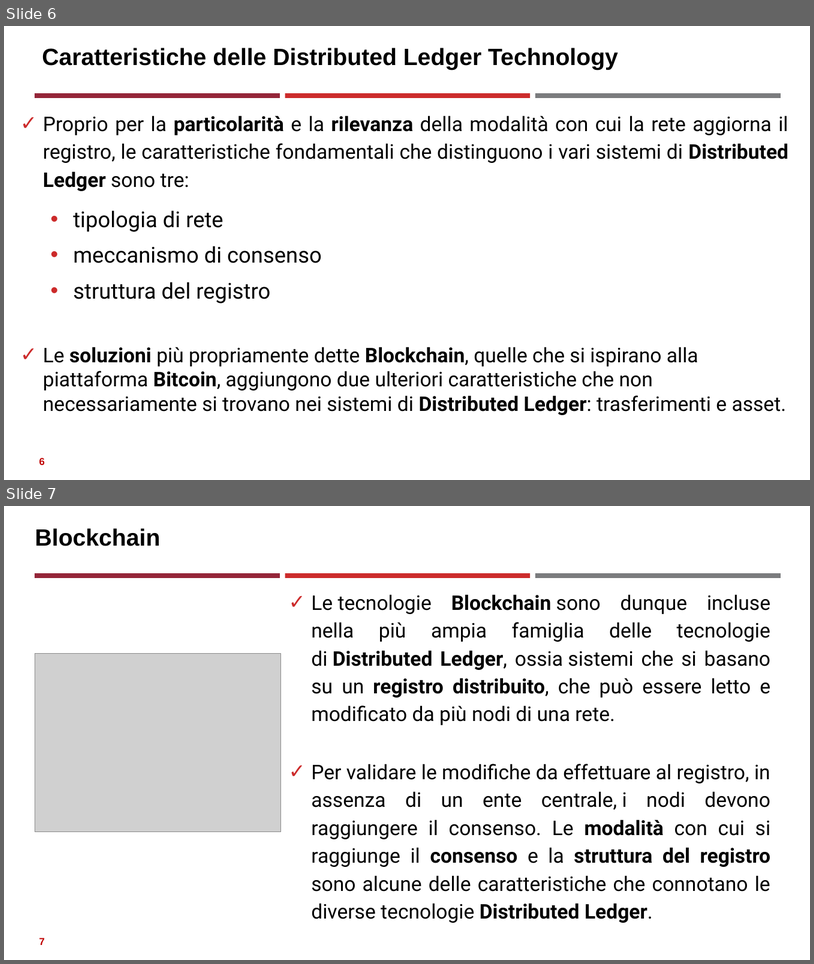
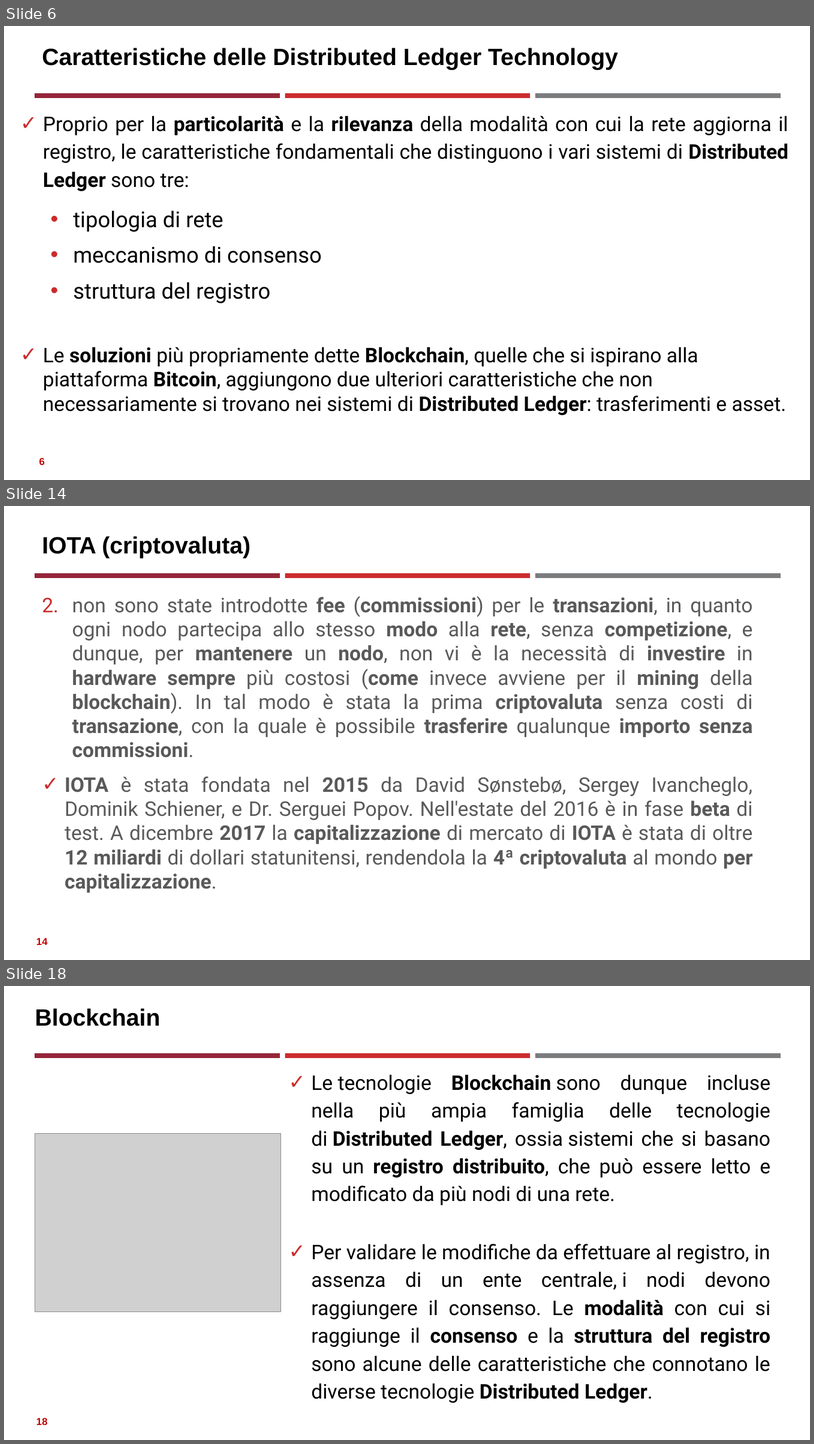
Before and after one commit to neural1977/data_science_interview_material, a slide deck: Assicurazioni/Distributed Ledger Technology_ita.pptx. Shown one above the other, each under a label of ours: slides 6 and 7 before the commit, slides 6, 14 and 18 after it; the slides between them are not shown. The pictures are 814x964 and 814x1444 pixels, drawn with LibreOffice and Linux fonts; fonts in the diff are those of the drawing; grey boxes stand for pictures. Boxes give left, top, right and bottom in pixels: in the first picture for what was removed or moved away, otherwise in the second. Text is boxed around its words. In the diff, an @@ line names an element or a change of style, - is before the commit and + after.

```diff
--- a/Assicurazioni/Distributed Ledger Technology_ita.pptx
+++ b/Assicurazioni/Distributed Ledger Technology_ita.pptx
@@ slide 14 added at (4, 506, 810, 960), background #FFFFFF; not listed: 3 template elements that a slide beside it also shows @@
@@ title added at (42, 536, 251, 558), 28 pt, text #000000, bold @@
+IOTA (criptovaluta)
@@ text added at (65, 596, 753, 892), 24 pt, text #595959 @@
+2. non sono state introdotte fee (commissioni) per le transazioni, in quanto ogni nodo partecipa allo stesso modo alla rete, senza competizione, e dunque, per mantenere un nodo, non vi è la necessità di investire in hardware sempre più costosi (come invece avviene per il mining della blockchain). In tal modo è stata la prima criptovaluta senza costi di transazione, con la quale è possibile trasferire qualunque importo senza commissioni.
+✓ IOTA è stata fondata nel 2015 da David Sønstebø, Sergey Ivancheglo, Dominik Schiener, e Dr. Serguei Popov. Nell'estate del 2016 è in fase beta di test. A dicembre 2017 la capitalizzazione di mercato di IOTA è stata di oltre 12 miliardi di dollari statunitensi, rendendola la 4ª criptovaluta al mondo per capitalizzazione.
@@ page number added at (36, 937, 48, 945), 12 pt, text #C00000, bold @@
+14
@@ what was slide 7 is now slide 18 @@
@@ page number at (36, 1417, 48, 1425): text changed @@
-7
+18
```
Also in this commit, not shown: 11 other slides added, 5 other files.
